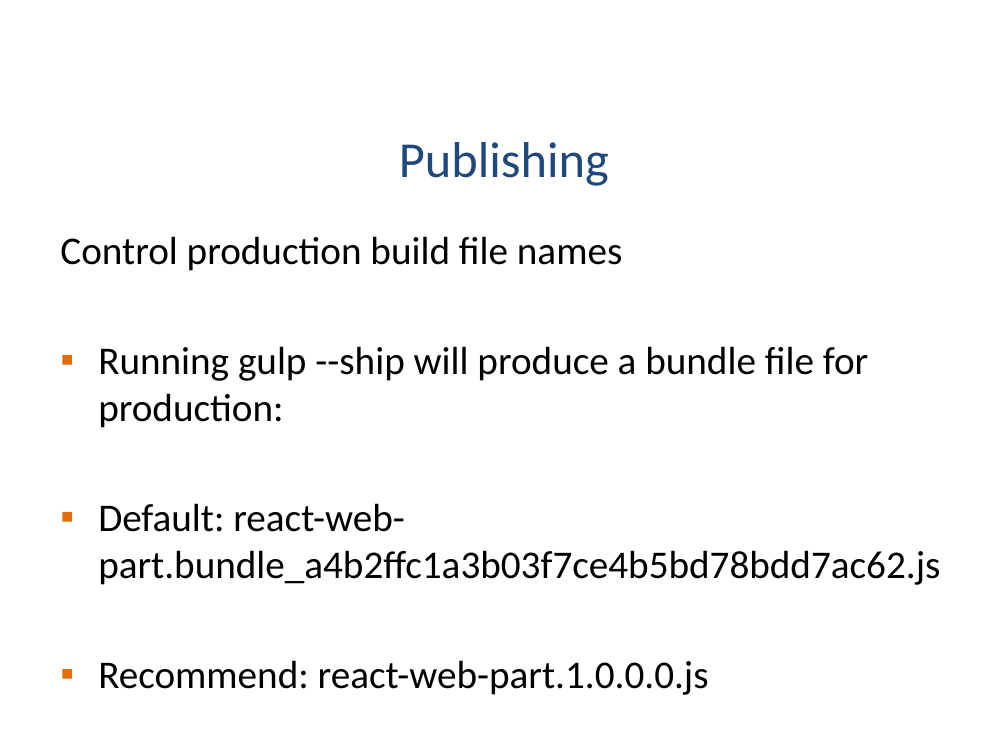
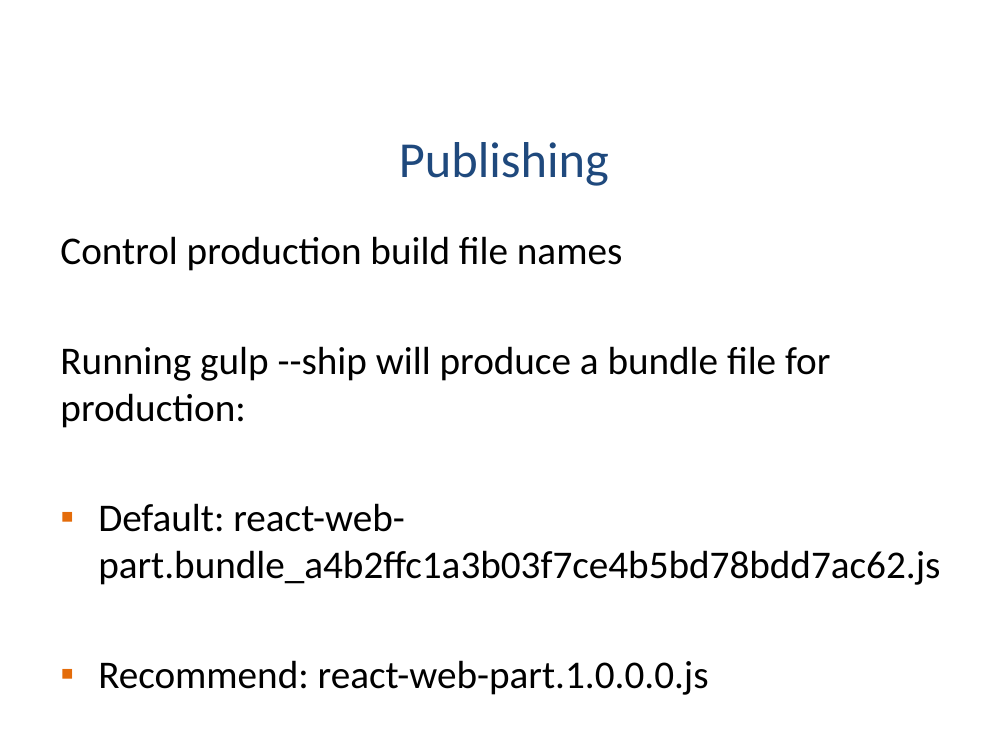
Before and after one commit to KWizCom/SPFxDemo, a slide deck: slide 26 of SPFx ISV Insight.pptx. Drawn at 1008x756 pixels with LibreOffice and Linux fonts; fonts in the diff are those of the drawing; background and template pictures are left out. Boxes give left, top, right and bottom in pixels: in the first picture for what was removed or moved away, otherwise in the second. Text is boxed around its words. In the diff, an @@ line names an element or a change of style, - is before the commit and + after.

```diff
--- a/SPFx ISV Insight.pptx
+++ b/SPFx ISV Insight.pptx
@@ text at <box>60,346,830,428</box>: bullet ▪ to none @@
```
Also in this commit, not shown: 1 other slide changed, 2 other files.
